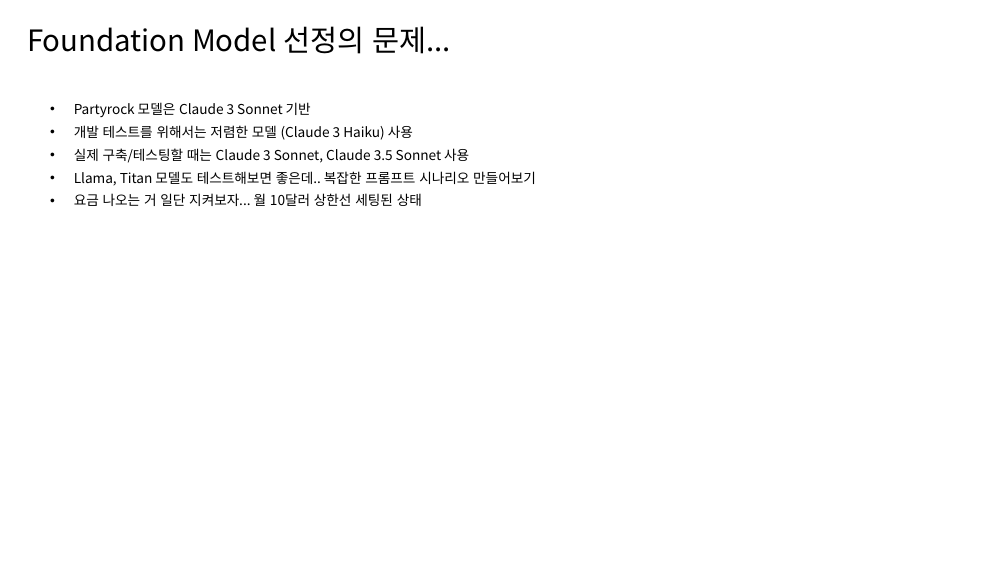
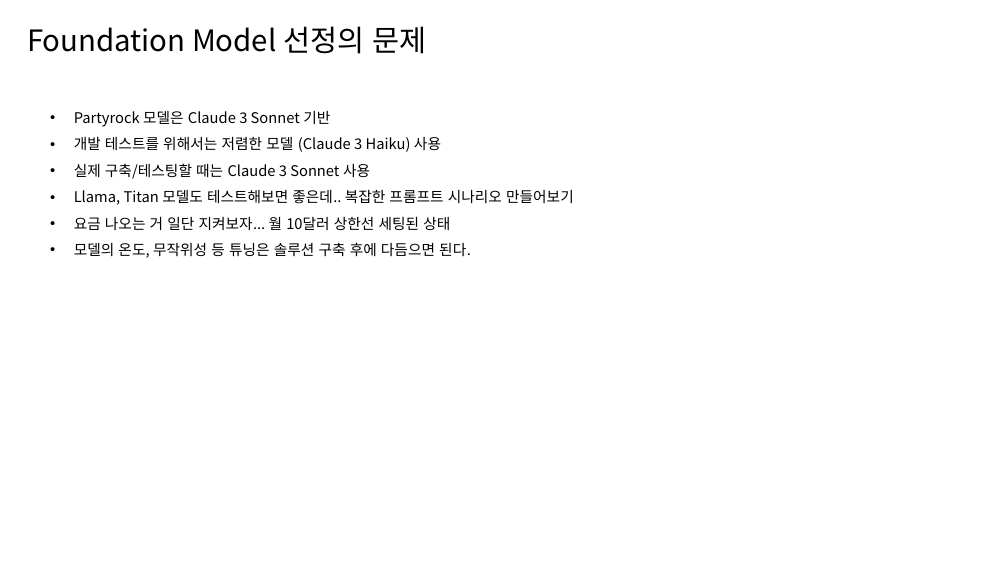
Before and after one commit to Yihoon-J/tarot-chat-AI, a slide deck: slide 3 of 개발계획서.pptx. Drawn at 1008x567 pixels with LibreOffice and Linux fonts; fonts in the diff are those of the drawing. Boxes give left, top, right and bottom in pixels: in the first picture for what was removed or moved away, otherwise in the second. Text is boxed around its words. In the diff, an @@ line names an element or a change of style, - is before the commit and + after.

```diff
--- a/개발계획서.pptx
+++ b/개발계획서.pptx
@@ title at [27,26,426,54]: text changed @@
-Foundation Model 선정의 문제...
+Foundation Model 선정의 문제
@@ text at [74,111,574,230]: size 12.9 to 14 pt in "Partyrock 모델은 Claude 3 Sonnet 기반", "개발 테스트를 위해서는 저렴한 모델 (Claude 3 ...", "Llama, Titan 모델도 테스트해보면 좋은데.. 복잡한 프롬프트 ...", "요금 나오는 거 일단 지켜보자... 월 10달러 ..."; line spacing 1.4 to 1.5 @@
@@ text at [74,163,370,179]: text changed; size 12.9 to 14 pt @@
-• 실제 구축/테스팅할 때는 Claude 3 Sonnet, Claude 3.5 Sonnet 사용
+• 실제 구축/테스팅할 때는 Claude 3 Sonnet 사용
@@ text at [74,242,471,258]: paragraph added @@
+• 모델의 온도, 무작위성 등 튜닝은 솔루션 구축 후에 다듬으면 된다.
```
Also in this commit, not shown: 3 other slides changed, 5 other files.
